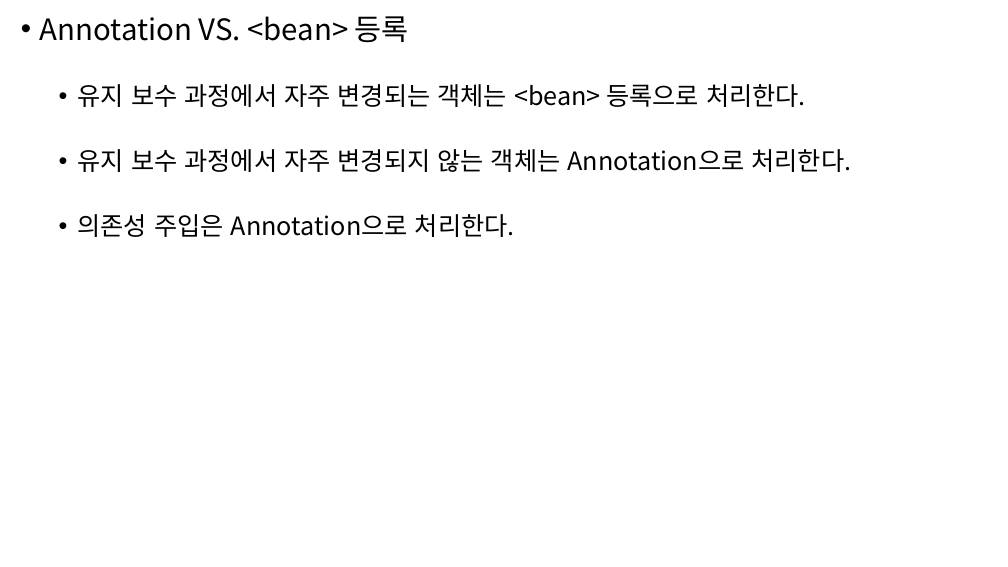
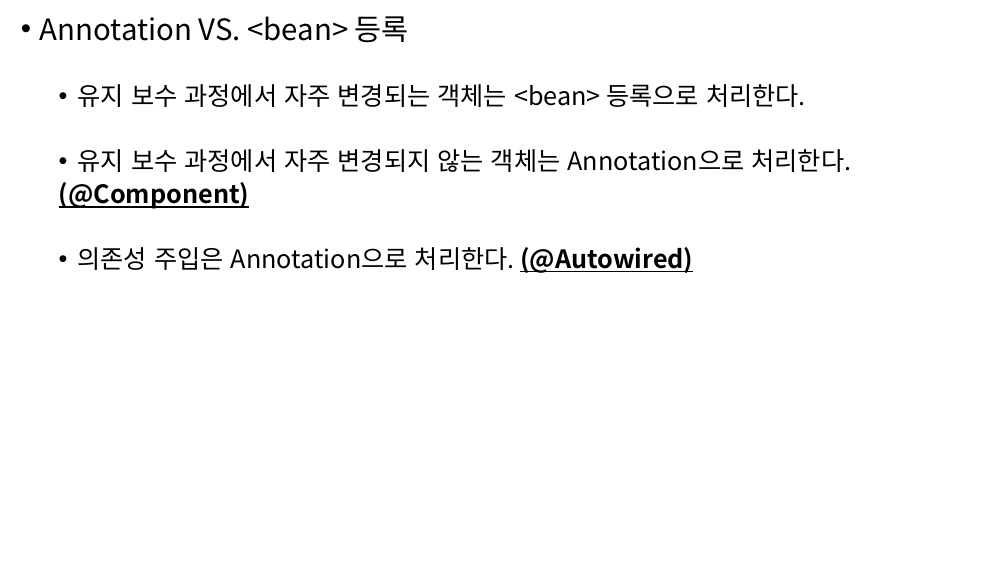
Before and after one commit to higun295/SpringBasic, a slide deck: slide 44 of notes/IoC.pptx. Drawn at 1008x567 pixels with LibreOffice and Linux fonts; fonts in the diff are those of the drawing. Boxes give left, top, right and bottom in pixels: in the first picture for what was removed or moved away, otherwise in the second. Text is boxed around its words. In the diff, an @@ line names an element or a change of style, - is before the commit and + after.

```diff
--- a/notes/IoC.pptx
+++ b/notes/IoC.pptx
@@ text at (x1=59, y1=182, x2=693, y2=273): text changed; bold on @@
-  • 의존성 주입은 Annotation으로 처리한다.
+  (@Component)
+  • 의존성 주입은 Annotation으로 처리한다. (@Autowired)
```
Also in this commit, not shown: 6 other files.
